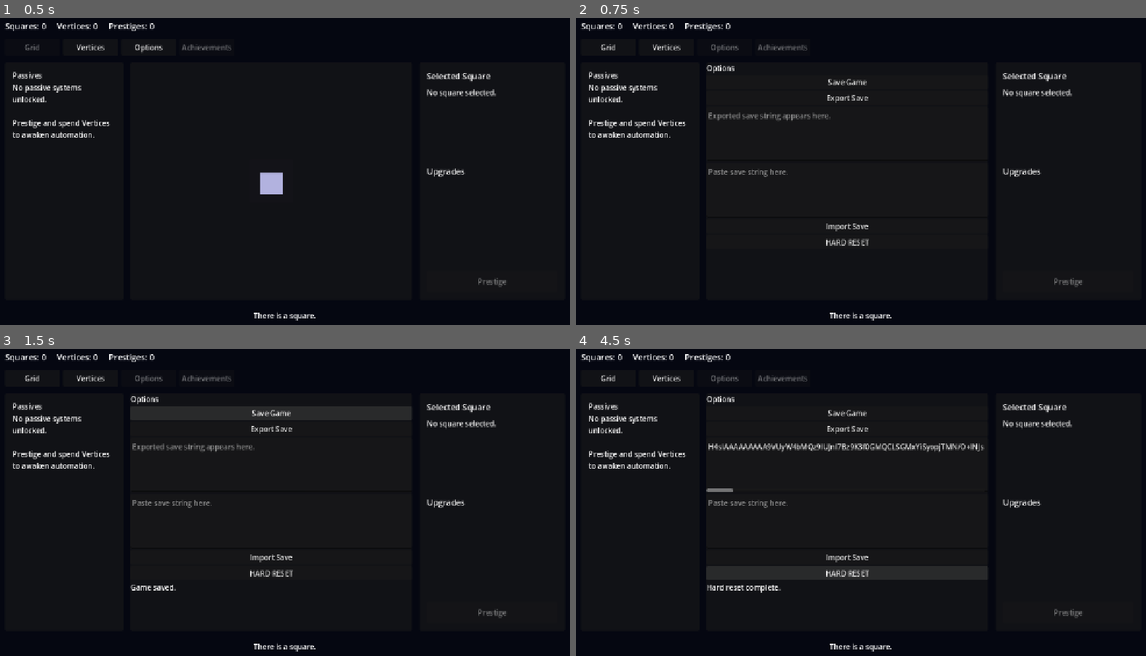
Above: before the commit, frames 1-4 (two rows, left to right).
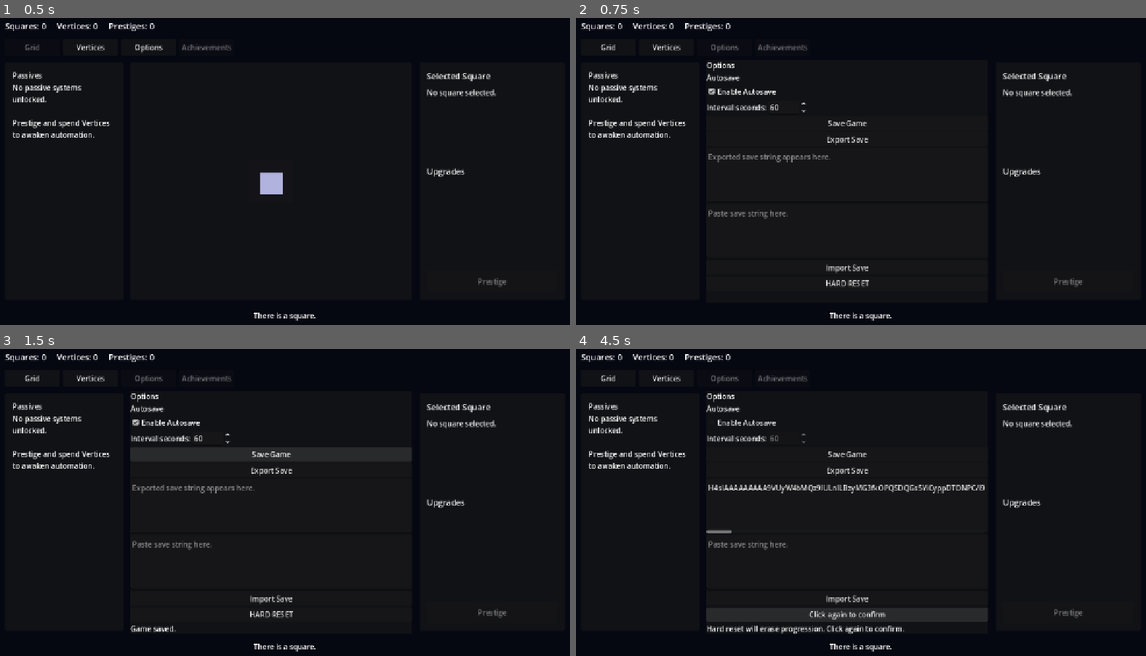
Above: after the commit, the same moments.

Repository: franciscoCapa27/Squared_2
Game: Godot game, scene res://scenes/main/Main.tscn
The game is run twice, just before and just after one commit, with the same random seed, the same clock (stepped at 60 frames per second) and the same inputs.
Inputs (mouse positions are in pixels of both pictures, inside the frame that each line leads up to):
- Up to frame 1 (0.5 s): no input
- Up to frame 2 (0.75 s): click "Options" at 0.5 s
- Up to frame 3 (1.5 s): click "Save Game" at 1.25 s
- Up to frame 4 (4.5 s): click (849, 422) at 2 s, where only the run after the commit has a clickable "Enable Autosave"; click "Export Save" at 2.75 s; click "Import Save" at 3.5 s; click "HARD RESET" at 4.25 s

Frame 1 is identical in both runs. In frame 2, 2.1% of the frame differs, in the area x 22-52%, y 14-88%; in frame 3, 2.2%; in frame 4, 3.9%, in the area x 22-72%, y 14-93%.

Commit message:
Extract options page and add autosave settings

Diff:
--- a/squared-2/scenes/main/Main.tscn
+++ b/squared-2/scenes/main/Main.tscn
@@ -1,6 +1,7 @@
 [gd_scene format=3 uid="uid://jdev0mw5y4y1"]
 
 [ext_resource type="Script" uid="uid://dafych8mmi7mc" path="res://scripts/main/main.gd" id="1_u1xfj"]
+[ext_resource type="Script" uid="uid://bg5n4yaoqsv0k" path="res://scripts/ui/options_page.gd" id="2_nha0i"]
 
 [node name="Main" type="Control" unique_id=1963513095]
 layout_mode = 3
@@ -205,6 +206,7 @@
 anchor_bottom = 1.0
 grow_horizontal = 2
 grow_vertical = 2
+script = ExtResource("2_nha0i")
 
 [node name="OptionsMargin" type="MarginContainer" parent="RootMargin/MainVbox/Content/CenterPageRoot/OptionsPage" unique_id=2003489546]
 layout_mode = 2
@@ -215,6 +217,30 @@
 [node name="OptionsTitle" type="Label" parent="RootMargin/MainVbox/Content/CenterPageRoot/OptionsPage/OptionsMargin/OptionsVBox" unique_id=1922031564]
 layout_mode = 2
 text = "Options"
+
+[node name="AutosaveTitle" type="Label" parent="RootMargin/MainVbox/Content/CenterPageRoot/OptionsPage/OptionsMargin/OptionsVBox" unique_id=1283299912]
+layout_mode = 2
+text = "Autosave"
+
+[node name="AutosaveEnabledCheckBox" type="CheckBox" parent="RootMargin/MainVbox/Content/CenterPageRoot/OptionsPage/OptionsMargin/OptionsVBox" unique_id=983546635]
+unique_name_in_owner = true
+layout_mode = 2
+text = "Enable Autosave"
+
+[node name="AutosaveIntervalRow" type="HBoxContainer" parent="RootMargin/MainVbox/Content/CenterPageRoot/OptionsPage/OptionsMargin/OptionsVBox" unique_id=303656648]
+layout_mode = 2
+
+[node name="AutosaveIntervalLabel" type="Label" parent="RootMargin/MainVbox/Content/CenterPageRoot/OptionsPage/OptionsMargin/OptionsVBox/AutosaveIntervalRow" unique_id=200793610]
+layout_mode = 2
+text = "Interval seconds:"
+
+[node name="AutosaveIntervalSpinBox" type="SpinBox" parent="RootMargin/MainVbox/Content/CenterPageRoot/OptionsPage/OptionsMargin/OptionsVBox/AutosaveIntervalRow" unique_id=993040792]
+unique_name_in_owner = true
+layout_mode = 2
+min_value = 5.0
+max_value = 3600.0
+step = 5.0
+value = 60.0
 
 [node name="SaveButton" type="Button" parent="RootMargin/MainVbox/Content/CenterPageRoot/OptionsPage/OptionsMargin/OptionsVBox" unique_id=921981563]
 unique_name_in_owner = true
--- a/squared-2/scripts/autoload/game_state.gd
+++ b/squared-2/scripts/autoload/game_state.gd
@@ -106,7 +106,7 @@
 	if square_ids.is_empty():
 		return
 
-	var trait_definition := TraitDatabase.get_random_trait(grid_size)
+	var trait_definition : TraitDefinition = TraitDatabase.get_random_trait(grid_size) as TraitDefinition
 
 	if trait_definition == null:
 		return
--- a/squared-2/scripts/autoload/save_system.gd
+++ b/squared-2/scripts/autoload/save_system.gd
@@ -2,10 +2,36 @@
 
 const SAVE_VERSION := 1
 const SAVE_PATH := "user://savegame.json"
+const MIN_AUTOSAVE_INTERVAL_SECONDS := 5.0
+const DEFAULT_AUTOSAVE_INTERVAL_SECONDS := 60.0
 
 signal save_loaded()
 signal save_saved()
 signal save_failed(message: String)
+signal save_settings_changed()
+
+
+var autosave_enabled: bool = true
+var autosave_interval_seconds: float = DEFAULT_AUTOSAVE_INTERVAL_SECONDS
+var autosave_elapsed_seconds: float = 0.0
+var is_applying_save_data: bool = false
+
+
+func _process(delta: float) -> void:
+	if not autosave_enabled:
+		return
+
+	if autosave_interval_seconds <= 0.0:
+		return
+
+	if is_applying_save_data:
+		return
+
+	autosave_elapsed_seconds += delta
+
+	if autosave_elapsed_seconds >= autosave_interval_seconds:
+		autosave_elapsed_seconds = 0.0
+		save_game()
 
 func save_game() -> bool:
 	var save_data: Dictionary = _build_save_data()
@@ -57,8 +83,15 @@
 	if FileAccess.file_exists(SAVE_PATH):
 		DirAccess.remove_absolute(ProjectSettings.globalize_path(SAVE_PATH))
 
+	var preserved_autosave_enabled: bool = autosave_enabled
+	var preserved_autosave_interval_seconds: float = autosave_interval_seconds
+
 	GameState.reset_to_new_game()
 	PassiveSystem.reset_to_new_game()
+
+	autosave_enabled = preserved_autosave_enabled
+	autosave_interval_seconds = preserved_autosave_interval_seconds
+	autosave_elapsed_seconds = 0.0
 
 	save_game()
 
@@ -111,15 +144,28 @@
 func _build_save_data() -> Dictionary:
 	return {
 		"version": SAVE_VERSION,
+		"settings": {
+			"autosave_enabled": autosave_enabled,
+			"autosave_interval_seconds": autosave_interval_seconds
+		},
 		"game_state": GameState.to_save_dict(),
 		"passive_system": PassiveSystem.to_save_dict()
 	}
 
 func _apply_save_data(save_data: Dictionary) -> void:
+	is_applying_save_data = true
+
 	var version: int = int(save_data.get("version", 0))
 
 	if version > SAVE_VERSION:
 		push_warning("Save version is newer than current game version.")
+
+	var settings_variant: Variant = save_data.get("settings", {})
+
+	if settings_variant is Dictionary:
+		_apply_settings_save_data(settings_variant as Dictionary)
+	else:
+		_apply_settings_save_data({})
 
 	var game_state_data: Dictionary = save_data.get("game_state", {})
 	var passive_system_data: Dictionary = save_data.get("passive_system", {})
@@ -133,3 +179,45 @@
 	EventBus.grid_changed.emit()
 	EventBus.story_message.emit("Save loaded.")
 	PassiveSystem.passive_state_changed.emit()
+
+	print(
+		"Loaded autosave settings: enabled=%s interval=%s" % [
+			autosave_enabled,
+			autosave_interval_seconds
+		]
+	)
+
+	is_applying_save_data = false
+
+func _apply_settings_save_data(settings_data: Dictionary) -> void:
+	autosave_enabled = bool(settings_data.get("autosave_enabled", autosave_enabled))
+
+	autosave_interval_seconds = float(settings_data.get(
+		"autosave_interval_seconds",
+		autosave_interval_seconds
+	))
+
+	autosave_interval_seconds = max(
+		MIN_AUTOSAVE_INTERVAL_SECONDS,
+		autosave_interval_seconds
+	)
+
+	autosave_elapsed_seconds = 0.0
+	save_settings_changed.emit()
+
+
+func set_autosave_enabled(value: bool) -> void:
+	autosave_enabled = value
+	autosave_elapsed_seconds = 0.0
+	save_settings_changed.emit()
+	save_game()
+
+
+func set_autosave_interval_seconds(value: float) -> void:
+	autosave_interval_seconds = max(MIN_AUTOSAVE_INTERVAL_SECONDS, value)
+	autosave_elapsed_seconds = 0.0
+	save_settings_changed.emit()
+	save_game()
+
+func get_autosave_interval_seconds() -> float:
+	return autosave_interval_seconds
--- a/squared-2/scripts/main/main.gd
+++ b/squared-2/scripts/main/main.gd
@@ -20,14 +20,7 @@
 @onready var vertex_upgrade_list: VBoxContainer = %VertexUpgradeList
 @onready var passive_generator_list: VBoxContainer = %PassiveGeneratorList
 
-@onready var options_page: Control = %OptionsPage
-@onready var save_button: Button = %SaveButton
-@onready var export_save_button: Button = %ExportSaveButton
-@onready var export_save_text: TextEdit = %ExportSaveText
-@onready var import_save_text: TextEdit = %ImportSaveText
-@onready var import_save_button: Button = %ImportSaveButton
-@onready var hard_reset_button: Button = %HardResetButton
-@onready var options_status_label: Label = %OptionsStatusLabel
+@onready var options_page: OptionsPage = %OptionsPage
 
 var passive_generator_card_scene: PackedScene = preload("res://scenes/ui/PassiveGeneratorCard.tscn")
 var passive_generator_cards: Dictionary = {}
@@ -54,14 +47,9 @@
 
 	options_tab_button.pressed.connect(_on_options_tab_pressed)
 
-	save_button.pressed.connect(_on_save_button_pressed)
-	export_save_button.pressed.connect(_on_export_save_button_pressed)
-	import_save_button.pressed.connect(_on_import_save_button_pressed)
-	hard_reset_button.pressed.connect(_on_hard_reset_button_pressed)
-
-	SaveSystem.save_saved.connect(_on_save_saved)
+	options_page.save_imported.connect(_on_options_save_imported)
+	options_page.hard_reset_completed.connect(_on_options_hard_reset_completed)
 	SaveSystem.save_loaded.connect(_on_save_loaded)
-	SaveSystem.save_failed.connect(_on_save_failed)
 
 	_rebuild_grid()
 	_refresh_labels()
@@ -76,6 +64,7 @@
 		_rebuild_grid()
 		_refresh_vertex_shop()
 		_refresh_passive_panel()
+	options_page.refresh()
 
 func _refresh_labels() -> void:
 	_on_squares_changed(GameState.squares)
@@ -101,7 +90,7 @@
 	_show_square_details(square_id)
 
 func _show_square_details(square_id: String) -> void:
-	var square_data := GameState.get_square(square_id)
+	var square_data : SquareData = GameState.get_square(square_id) as SquareData
 
 	if square_data == null:
 		selected_square_title.text = "Unknown Square"
@@ -162,6 +151,7 @@
 
 func _on_options_tab_pressed() -> void:
 	_show_center_page("options")
+	options_page.refresh()
 
 func _on_grid_tab_pressed() -> void:
 	_show_center_page("grid")
@@ -268,44 +258,24 @@
 
 	if selected_square_id != "":
 		_show_square_details(selected_square_id)
-func _on_save_button_pressed() -> void:
-	var saved: bool = SaveSystem.save_game()
-
-	if saved:
-		options_status_label.text = "Game saved."
-
-func _on_export_save_button_pressed() -> void:
-	export_save_text.text = SaveSystem.export_save_string()
-	options_status_label.text = "Save exported."
-
-func _on_import_save_button_pressed() -> void:
-	var imported: bool = SaveSystem.import_save_string(import_save_text.text)
-
-	if imported:
-		options_status_label.text = "Save imported."
-		_refresh_all_ui()
-	else:
-		options_status_label.text = "Import failed."
-
-func _on_hard_reset_button_pressed() -> void:
-	SaveSystem.hard_reset()
-	_refresh_all_ui()
-	options_status_label.text = "Hard reset complete."
-
-func _on_save_saved() -> void:
-	options_status_label.text = "Game saved."
 
 func _on_save_loaded() -> void:
 	_refresh_all_ui()
 
-func _on_save_failed(message: String) -> void:
-	options_status_label.text = message
+func _on_options_save_imported() -> void:
+	_refresh_all_ui()
+
+
+func _on_options_hard_reset_completed() -> void:
+	selected_square_id = ""
+	_refresh_all_ui()
 
 func _refresh_all_ui() -> void:
 	_refresh_labels()
 	_rebuild_grid()
 	_refresh_vertex_shop()
 	_refresh_passive_panel()
+	options_page.refresh()
 
 	if selected_square_id != "":
 		_show_square_details(selected_square_id)
--- /dev/null
+++ b/squared-2/scripts/ui/options_page.gd
@@ -0,0 +1,135 @@
+extends PanelContainer
+class_name OptionsPage
+
+signal save_imported()
+signal hard_reset_completed()
+
+const HARD_RESET_CONFIRM_SECONDS := 5.0
+
+@onready var autosave_enabled_check_box: CheckBox = %AutosaveEnabledCheckBox
+@onready var autosave_interval_spin_box: SpinBox = %AutosaveIntervalSpinBox
+
+@onready var save_button: Button = %SaveButton
+@onready var export_save_button: Button = %ExportSaveButton
+@onready var export_save_text: TextEdit = %ExportSaveText
+@onready var import_save_text: TextEdit = %ImportSaveText
+@onready var import_save_button: Button = %ImportSaveButton
+@onready var hard_reset_button: Button = %HardResetButton
+@onready var options_status_label: Label = %OptionsStatusLabel
+
+var hard_reset_confirm_remaining: float = 0.0
+var is_syncing_controls: bool = false
+
+func _ready() -> void:
+	autosave_enabled_check_box.toggled.connect(_on_autosave_enabled_toggled)
+	autosave_interval_spin_box.value_changed.connect(_on_autosave_interval_changed)
+
+	save_button.pressed.connect(_on_save_button_pressed)
+	export_save_button.pressed.connect(_on_export_save_button_pressed)
+	import_save_button.pressed.connect(_on_import_save_button_pressed)
+	hard_reset_button.pressed.connect(_on_hard_reset_button_pressed)
+
+	SaveSystem.save_saved.connect(_on_save_saved)
+	SaveSystem.save_loaded.connect(_on_save_loaded)
+	SaveSystem.save_failed.connect(_on_save_failed)
+
+	SaveSystem.save_settings_changed.connect(_on_save_settings_changed)
+
+	_sync_from_save_system()
+
+
+func _process(delta: float) -> void:
+	if hard_reset_confirm_remaining <= 0.0:
+		return
+
+	hard_reset_confirm_remaining -= delta
+
+	if hard_reset_confirm_remaining <= 0.0:
+		hard_reset_confirm_remaining = 0.0
+		hard_reset_button.text = "HARD RESET"
+
+
+func refresh() -> void:
+	_sync_from_save_system()
+
+
+func _sync_from_save_system() -> void:
+	is_syncing_controls = true
+
+	autosave_enabled_check_box.button_pressed = SaveSystem.autosave_enabled
+	autosave_interval_spin_box.value = SaveSystem.get_autosave_interval_seconds()
+	autosave_interval_spin_box.editable = SaveSystem.autosave_enabled
+
+	is_syncing_controls = false
+
+
+func _on_autosave_enabled_toggled(enabled: bool) -> void:
+	if is_syncing_controls:
+		return
+
+	SaveSystem.set_autosave_enabled(enabled)
+	autosave_interval_spin_box.editable = enabled
+
+	if enabled:
+		options_status_label.text = "Autosave enabled."
+	else:
+		options_status_label.text = "Autosave disabled."
+
+
+func _on_autosave_interval_changed(value: float) -> void:
+	if is_syncing_controls:
+		return
+
+	SaveSystem.set_autosave_interval_seconds(value)
+	options_status_label.text = "Autosave interval set to %s seconds." % int(value)
+
+
+func _on_save_button_pressed() -> void:
+	var saved: bool = SaveSystem.save_game()
+
+	if saved:
+		options_status_label.text = "Game saved."
+
+
+func _on_export_save_button_pressed() -> void:
+	export_save_text.text = SaveSystem.export_save_string()
+	options_status_label.text = "Save exported."
+
+
+func _on_import_save_button_pressed() -> void:
+	var imported: bool = SaveSystem.import_save_string(import_save_text.text)
+
+	if imported:
+		options_status_label.text = "Save imported."
+		save_imported.emit()
+	else:
+		options_status_label.text = "Import failed."
+
+
+func _on_hard_reset_button_pressed() -> void:
+	if hard_reset_confirm_remaining <= 0.0:
+		hard_reset_confirm_remaining = HARD_RESET_CONFIRM_SECONDS
+		hard_reset_button.text = "Click again to confirm"
+		options_status_label.text = "Hard reset will erase progression. Click again to confirm."
+		return
+
+	hard_reset_confirm_remaining = 0.0
+	hard_reset_button.text = "HARD RESET"
+
+	SaveSystem.hard_reset()
+	options_status_label.text = "Hard reset complete."
+	hard_reset_completed.emit()
+
+
+func _on_save_saved() -> void:
+	options_status_label.text = "Game saved."
+
+
+func _on_save_loaded() -> void:
+	_sync_from_save_system()
+
+func _on_save_settings_changed() -> void:
+	_sync_from_save_system()
+
+func _on_save_failed(message: String) -> void:
+	options_status_label.text = message
Not shown, added: squared-2/scripts/ui/options_page.gd.uid
